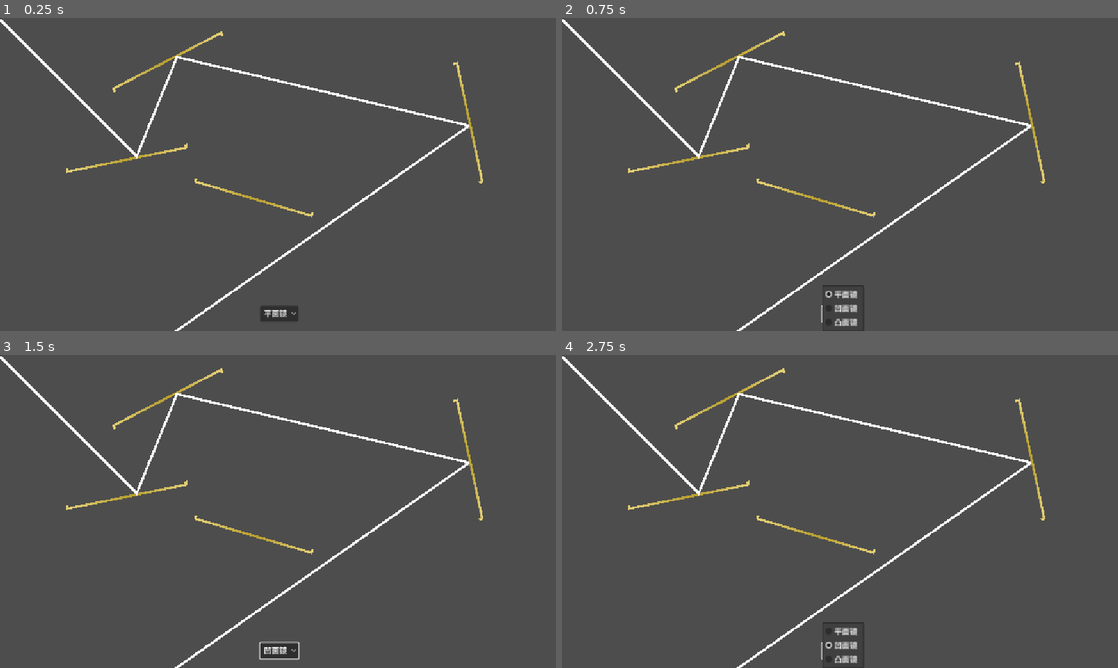
Above: before the commit, frames 1-4 (two rows, left to right).
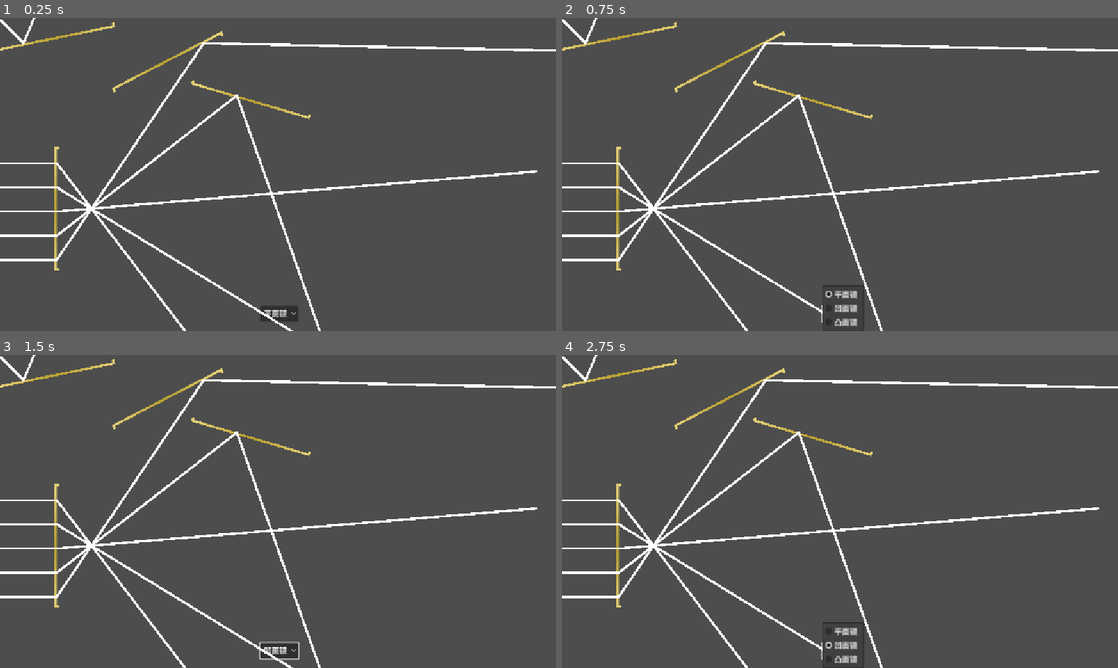
Above: after the commit, the same moments.

Repository: ChickenPige0n/re-flection
Game: Godot game, scene res://scenes/main_game.tscn
Two runs of this game, one before a commit and one after it. Both use one fixed random seed, a clock stepped at 60 frames per second and the inputs below.
Inputs:
- Up to frame 1 (0.25 s): no input
- Up to frame 2 (0.75 s): click "平面镜" at 0.5 s
- Up to frame 3 (1.5 s): click "平面镜" at 1.25 s
- Up to frame 4 (2.75 s): click "凹面镜" at 2 s

The runs differ from the first frame. In frame 1, 5.5% of the frame differs, in the area x 0-100%, y 0-100%; in frame 2, 5.5%; in frame 3, 5.5%; in frame 4, 5.5%.

Commit message:
refactor: rename convex to lens

Diff:
--- a/scenes/main_game.tscn
+++ b/scenes/main_game.tscn
@@ -4,7 +4,7 @@
 [ext_resource type="PackedScene" uid="uid://dicdnfr2f5pjf" path="res://scenes/edit_ui.tscn" id="1_d2op2"]
 [ext_resource type="Script" uid="uid://bd23oolcj74gq" path="res://scripts/mirror.gd" id="1_s3esy"]
 [ext_resource type="Texture2D" uid="uid://cr82j1dxeqg32" path="res://images/mirror.png" id="2_0rdsr"]
-[ext_resource type="Script" uid="uid://bymy66brulfvb" path="res://scripts/convex.gd" id="5_ipu61"]
+[ext_resource type="Script" uid="uid://13bw628tdjjt" path="res://scripts/lens.gd" id="5_ipu61"]
 
 [node name="Game" type="Node2D"]
 
@@ -23,33 +23,66 @@
 rotation = -3.6186
 texture = ExtResource("2_0rdsr")
 script = ExtResource("1_s3esy")
-length = 256.0
 
 [node name="Mirror2" type="Sprite2D" parent="."]
 texture_filter = 1
-position = Vector2(262, 290)
+position = Vector2(111, 39)
 rotation = 6.08349
 texture = ExtResource("2_0rdsr")
 script = ExtResource("1_s3esy")
-length = 256.0
 
 [node name="Mirror3" type="Sprite2D" parent="."]
 texture_filter = 1
-position = Vector2(525, 371)
+position = Vector2(519, 168)
 rotation = 0.285356
 texture = ExtResource("2_0rdsr")
 script = ExtResource("1_s3esy")
-length = 256.0
 
 [node name="Light" type="Line2D" parent="."]
-points = PackedVector2Array(0, 3.305, 282.538, 285.843, 366.15, 80.103, 1339.64, 308.836)
+points = PackedVector2Array(0, 3.305, 48.3707, 51.6757, 424.863, -874.744)
 width = 5.0
 script = ExtResource("1_72e8q")
 direction = Vector2(0.707107, 0.707107)
 starting_pos = Vector2(0, 3.305)
 
 [node name="Convex" type="Sprite2D" parent="."]
-position = Vector2(970, 216)
-rotation = -1.78108
+position = Vector2(117, 394)
+rotation = 1.5708
 texture = ExtResource("2_0rdsr")
 script = ExtResource("5_ipu61")
+focus = 71.935
+
+[node name="Light3" type="Line2D" parent="."]
+points = PackedVector2Array(0, 350, 117, 350, 970.068, 871.8)
+width = 5.0
+script = ExtResource("1_72e8q")
+direction = Vector2(1, 0)
+starting_pos = Vector2(0, 350)
+
+[node name="Light4" type="Line2D" parent="."]
+points = PackedVector2Array(0, 400, 117, 400, 1113.54, 316.887)
+width = 5.0
+script = ExtResource("1_72e8q")
+direction = Vector2(1, 0)
+starting_pos = Vector2(0, 400)
+
+[node name="Light2" type="Line2D" parent="."]
+points = PackedVector2Array(0, 300, 117, 300, 724.724, 1094.15)
+width = 5.0
+script = ExtResource("1_72e8q")
+direction = Vector2(1, 0)
+starting_pos = Vector2(0, 300)
+
+[node name="Light6" type="Line2D" parent="."]
+points = PackedVector2Array(0, 500, 117, 500, 421.301, 51.6, 1421.09, 72.1349)
+width = 5.0
+script = ExtResource("1_72e8q")
+direction = Vector2(1, 0)
+starting_pos = Vector2(0, 500)
+
+[node name="Light5" type="Line2D" parent="."]
+points = PackedVector2Array(0, 450, 117, 450, 490.128, 159.53, 822.304, 1102.75)
+width = 5.0
+script = ExtResource("1_72e8q")
+direction = Vector2(1, 0)
+starting_pos = Vector2(0, 450)
--- a/scripts/convex.gd
+++ /dev/null
@@ -1,47 +0,0 @@
-@tool
-class_name Convex
-extends "intersectable.gd"
-
-@export
-var focus:float = 128.0
-
-
-func calculate_light_direction(intersection: Vector2, light_direction: Vector2) -> Vector2:
-    # 计算光线与透镜的交点到透镜中心的距离
-    var distance_to_center = intersection.distance_to(position)
-
-    # 计算入射光方向与透镜轴之间的夹角
-    var light_angle = light_direction.angle()
-    var lens_angle = rotation  # 直接使用rotation而不是额外计算
-    var incident_angle = light_angle - lens_angle
-
-    # 当光线几乎平行于透镜轴时，不发生折射
-    if abs(sin(incident_angle)) < 0.001:
-        return light_direction
-
-    # 确定透镜类型和焦距的绝对值
-    var is_convex = focus > 0
-    var abs_focus = abs(focus)
-
-    # 计算光路参数
-    var focus_sine_ratio = abs_focus / sin(incident_angle)
-    var third_side = sqrt(distance_to_center*distance_to_center + focus_sine_ratio*focus_sine_ratio
-                         - 2*distance_to_center*focus_sine_ratio*cos(incident_angle))
-    var base_angle = acos((focus_sine_ratio*focus_sine_ratio + third_side*third_side - distance_to_center*distance_to_center)
-                         / (2*focus_sine_ratio*third_side))
-
-    # 根据透镜类型确定基础偏转角度
-    var deflection_angle = base_angle if is_convex else -base_angle
-
-    # 计算基准角度（从透镜位置到交点的方向）
-    var reference_angle = intersection.angle_to_point(position)
-
-    # 整合透镜类型判断逻辑
-    var angle_diff1 = abs(light_angle + deflection_angle - reference_angle)
-    var angle_diff2 = abs(light_angle - deflection_angle - reference_angle)
-    if (is_convex && angle_diff1 > angle_diff2) || (!is_convex && angle_diff1 < angle_diff2):
-        deflection_angle = -deflection_angle
-
-    # 计算透镜法线向量
-    var lens_normal = Vector2.from_angle(rotation + PI/2).normalized()
-    return light_direction.rotated(deflection_angle).bounce(lens_normal)
--- /dev/null
+++ b/scripts/lens.gd
@@ -0,0 +1,47 @@
+@tool
+class_name Lens
+extends "intersectable.gd"
+
+@export
+var focus:float = 128.0
+
+
+func calculate_light_direction(intersection: Vector2, light_direction: Vector2) -> Vector2:
+	# 计算光线与透镜的交点到透镜中心的距离
+	var distance_to_center = intersection.distance_to(position)
+
+	# 计算入射光方向与透镜轴之间的夹角
+	var light_angle = light_direction.angle()
+	var lens_angle = rotation  # 直接使用rotation而不是额外计算
+	var incident_angle = light_angle - lens_angle
+
+	# 当光线几乎平行于透镜轴时，不发生折射
+	if abs(sin(incident_angle)) < 0.001:
+		return light_direction
+
+	# 确定透镜类型和焦距的绝对值
+	var is_convex = focus > 0
+	var abs_focus = abs(focus)
+
+	# 计算光路参数
+	var focus_sine_ratio = abs_focus / sin(incident_angle)
+	var third_side = sqrt(distance_to_center*distance_to_center + focus_sine_ratio*focus_sine_ratio
+						 - 2*distance_to_center*focus_sine_ratio*cos(incident_angle))
+	var base_angle = acos((focus_sine_ratio*focus_sine_ratio + third_side*third_side - distance_to_center*distance_to_center)
+						 / (2*focus_sine_ratio*third_side))
+
+	# 根据透镜类型确定基础偏转角度
+	var deflection_angle = base_angle if is_convex else -base_angle
+
+	# 计算基准角度（从透镜位置到交点的方向）
+	var reference_angle = intersection.angle_to_point(position)
+
+	# 整合透镜类型判断逻辑
+	var angle_diff1 = abs(light_angle + deflection_angle - reference_angle)
+	var angle_diff2 = abs(light_angle - deflection_angle - reference_angle)
+	if (is_convex && angle_diff1 > angle_diff2) || (!is_convex && angle_diff1 < angle_diff2):
+		deflection_angle = -deflection_angle
+
+	# 计算透镜法线向量
+	var lens_normal = Vector2.from_angle(rotation + PI/2).normalized()
+	return light_direction.rotated(deflection_angle).bounce(lens_normal)
Not shown, removed: scripts/convex.gd.uid
Not shown, added: scripts/lens.gd.uid
